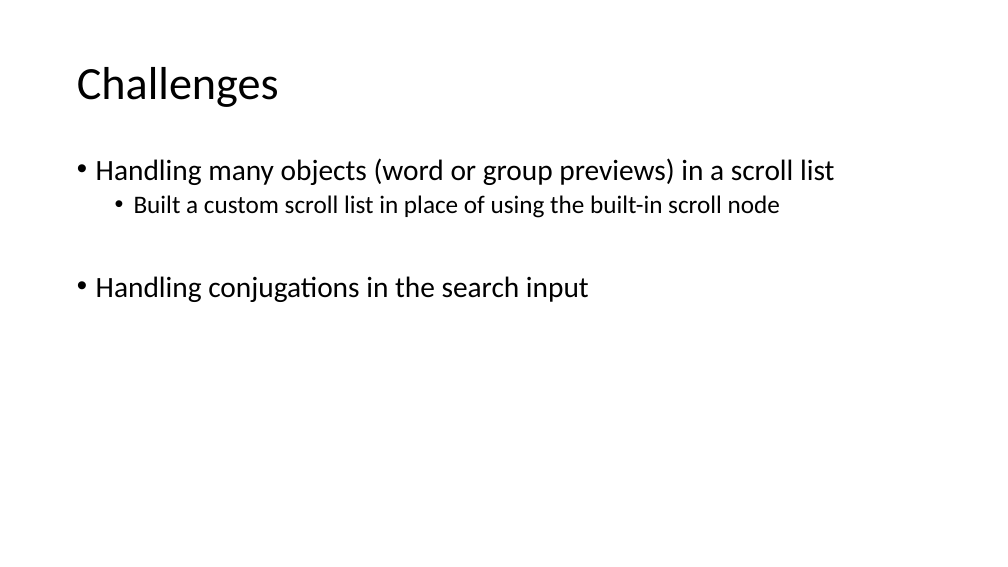
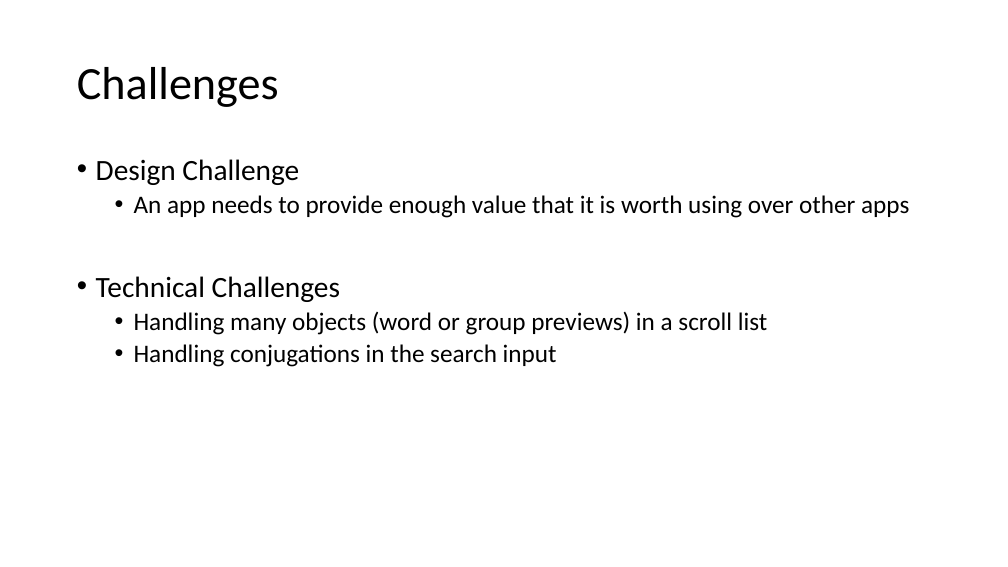
Before and after one commit to ReschAndrewJ/Senior-Design-2023_24, a slide deck: slide 12 of SpringSlideDeck.pptx. Drawn at 1008x567 pixels with LibreOffice and Linux fonts; fonts in the diff are those of the drawing. Boxes give left, top, right and bottom in pixels: in the first picture for what was removed or moved away, otherwise in the second. Text is boxed around its words. In the diff, an @@ line names an element or a change of style, - is before the commit and + after.

```diff
--- a/SpringSlideDeck.pptx
+++ b/SpringSlideDeck.pptx
@@ text at bbox=[96, 159, 909, 302]: paragraphs added @@
+• Design Challenge
+  • An app needs to provide enough value that it is worth using over other apps
+• Technical Challenges
@@ text at bbox=[134, 195, 780, 218]: paragraph removed @@
-  • Built a custom scroll list in place of using the built-in scroll node
@@ text at bbox=[134, 312, 768, 367]: size 28 to 24 pt in "Handling many objects (word or group previews) ...", "Handling conjugations in the search input"; list level 1 to 2 in "Handling many objects (word or ..."; list level 1 to 2 in "Handling conjugations in the search ..." @@
```
Also in this commit, not shown: 3 other slides changed.
